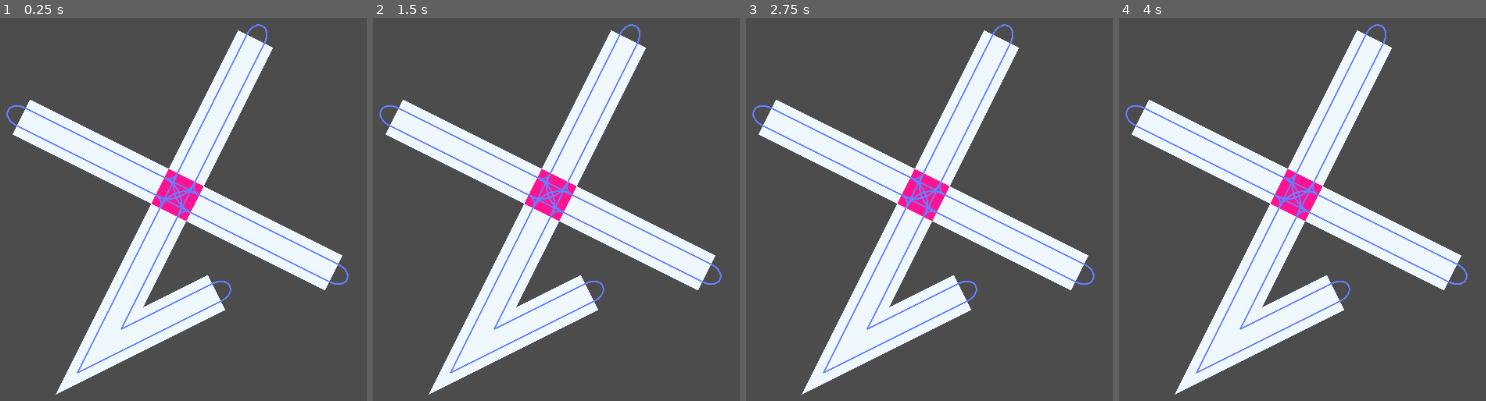
Above: before the commit, frames 1-4 (left to right).
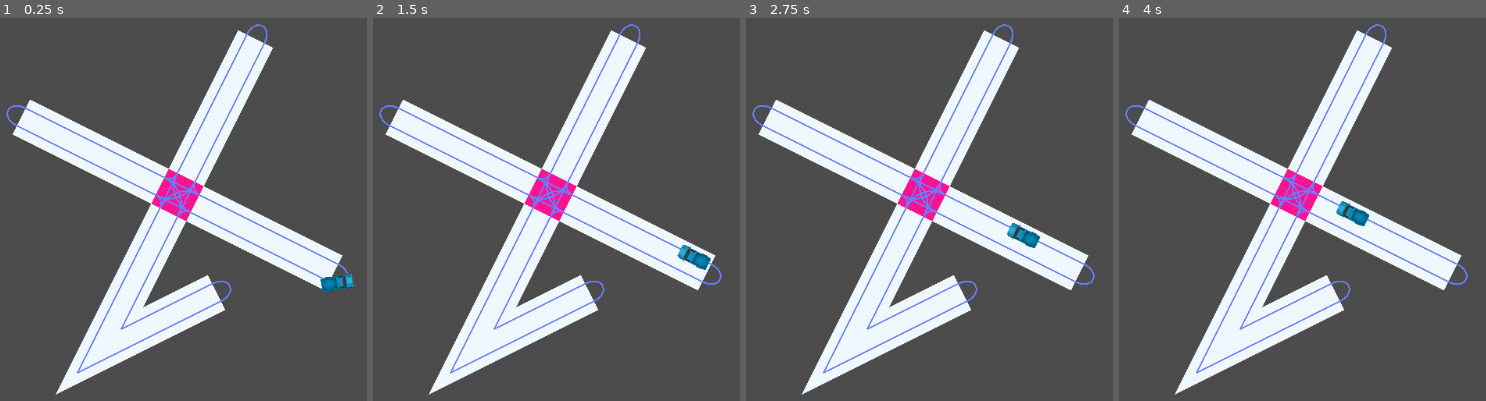
Above: after the commit, the same moments.

Repository: jeffie9/city-builder
Game: Godot game, scene res://experiments/intersection_test.tscn
The game is run twice, just before and just after one commit, with the same random seed, the same clock (stepped at 60 frames per second) and the same inputs. The project has no main scene, so this scene is started directly.
Inputs (mouse positions are in pixels of both pictures, inside the frame that each line leads up to):
- Up to frame 1 (0.25 s): no input
- Up to frame 2 (1.5 s): move the mouse to (outside the picture) at 0.52 s; hold S (cam_down) 0.53-1.28 s; click (outside the picture) at 0.67 s; move the mouse to (479, 217) at 1.27 s; tap A (cam_left) at 1.35 s; click (479, 217) at 1.42 s
- Up to frame 3 (2.75 s): move the mouse to (1090, 90) at 2.02 s; hold D (cam_right) from 2.03 s (still down); click (1090, 90) at 2.17 s
- Up to frame 4 (4 s): move the mouse to (1342, 289) at 2.77 s; release D (cam_right) at 2.78 s; tap W (cam_up) at 2.85 s; click (1342, 289) at 2.92 s; move the mouse to (outside the picture) at 3.52 s; hold Mouse wheel up (cam_zoom_in) from 3.53 s (still down); click (outside the picture) at 3.67 s

The runs differ from the first frame. In frame 1, 0.3% of the frame differs, in the area x 87-97%, y 66-72%; in frame 2, 0.3%; in frame 3, 0.3%, in the area x 70-81%, y 53-61%; in frame 4, 0.3%.

Commit message:
Add sprite to test paths

Diff:
--- a/experiments/intersection_test.gd
+++ b/experiments/intersection_test.gd
@@ -113,6 +113,16 @@
 		line.points = path
 		add_child(line)
 
+	var curve = Curve2D.new()
+#	curve.bake_interval = 1.0
+	for p in paths[0]:
+		curve.add_point(p)
+	$Path2D.curve = curve
+
+func _process(delta):
+	$Path2D/PathFollow2D.offset += delta * 50
+
+
 
 func add_node_edge(node: Vector2, edge: int):
 	var node_edges
--- a/experiments/intersection_test.tscn
+++ b/experiments/intersection_test.tscn
@@ -1,6 +1,23 @@
-[gd_scene load_steps=2 format=2]
+[gd_scene load_steps=4 format=2]
 
 [ext_resource path="res://experiments/intersection_test.gd" type="Script" id=1]
+[ext_resource path="res://experiments/assets/Mini_truck.png" type="Texture" id=2]
+
+[sub_resource type="Curve2D" id=1]
+_data = {
+"points": PoolVector2Array(  )
+}
 
 [node name="IntersectionTest" type="Node2D"]
 script = ExtResource( 1 )
+
+[node name="Path2D" type="Path2D" parent="."]
+curve = SubResource( 1 )
+
+[node name="PathFollow2D" type="PathFollow2D" parent="Path2D"]
+
+[node name="Sprite" type="Sprite" parent="Path2D/PathFollow2D"]
+rotation = 1.5708
+scale = Vector2( 0.2, 0.2 )
+z_index = 100
+texture = ExtResource( 2 )
Binary file added: experiments/assets/Mini_truck.png
Not shown, added: experiments/assets/Mini_truck.png.import
